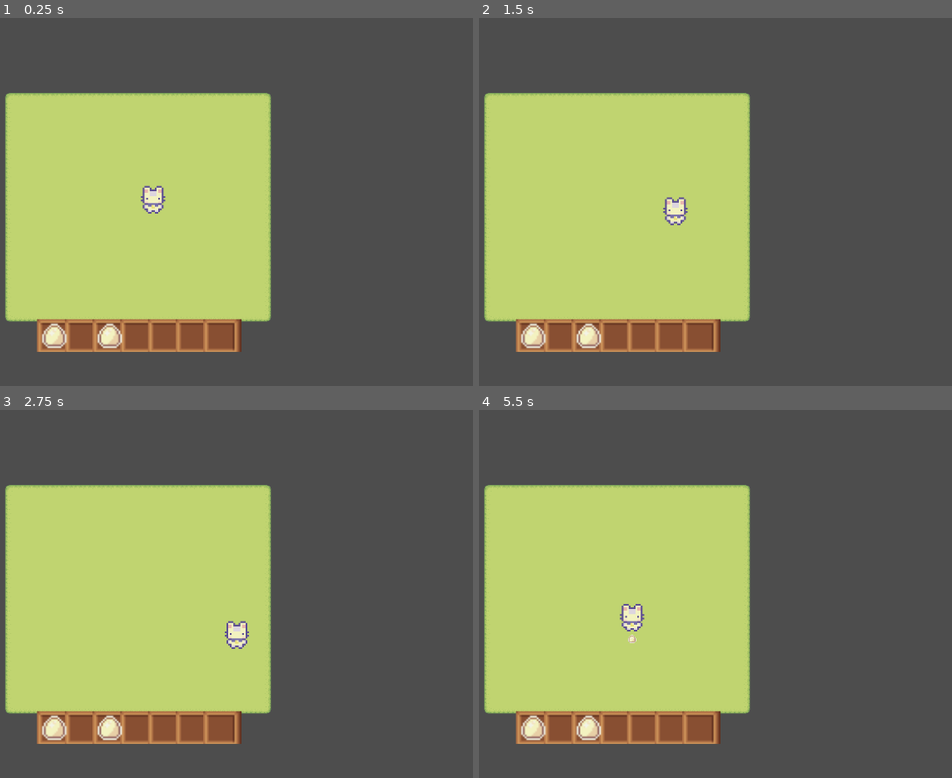
Above: before the commit, frames 1-4 (two rows, left to right).
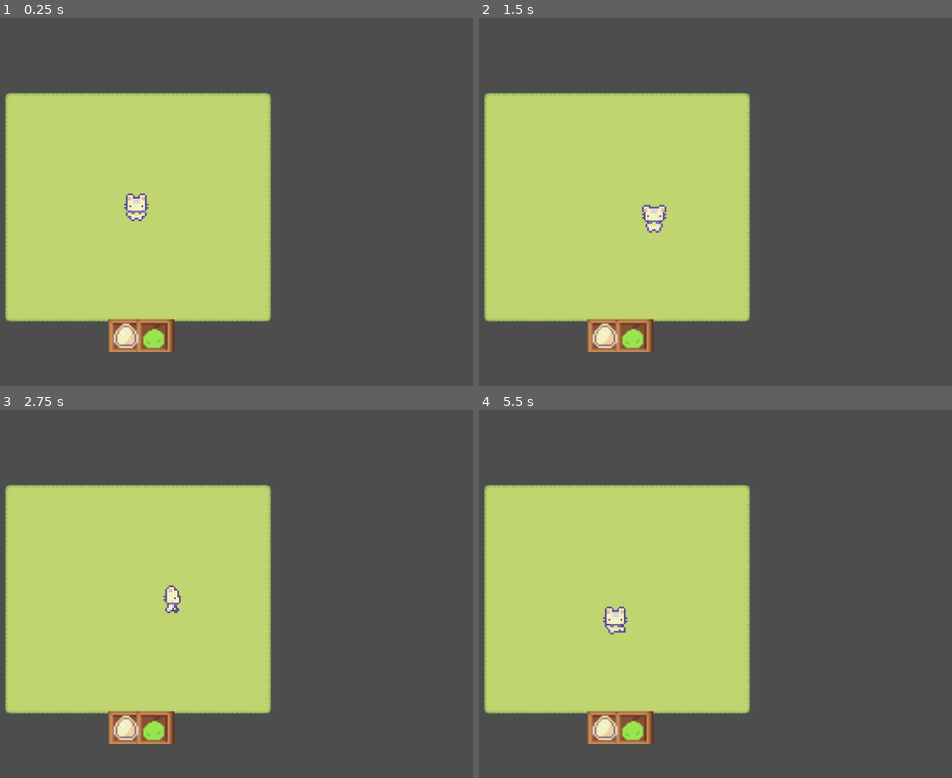
Above: after the commit, the same moments.

Repository: PhantomTrainer2/GameDevPuc
Game: Godot game, scene res://scenes/node_2d.tscn
Same seed, same stepped clock (60 frames per second), same inputs: the game is played once before the commit and once after it.
Inputs:
- Up to frame 1 (0.25 s): no input
- Up to frame 2 (1.5 s): tap Enter at 0.5 s; hold Right (ui_right) 0.53-1.28 s; tap R at 0.6 s; tap Space at 0.77, 0.8, 1.07, 1.35 s; hold Down (ui_down) from 1.28 s (still down)
- Up to frame 3 (2.75 s): tap Space at 1.52, 1.82, 2.3 s; tap R at 1.55, 2.1 s; release Down (ui_down) at 2.03 s; hold Right (ui_right) from 2.03 s (still down)
- Up to frame 4 (5.5 s): release Right (ui_right) at 2.78 s; hold Up (ui_up) 2.78-3.53 s; tap 1 at 2.85 s; tap Space at 3.02, 3.32, 3.77, 3.8, 4.07, 4.52, 4.82, 5.3 s; tap R at 3.05, 4.55, 5.1 s; hold Left (ui_left) 3.53-5.03 s; tap 2 at 3.6 s; tap 3 at 4.35 s; hold Down (ui_down) from 5.03 s (still down)

The runs differ from the first frame. In frame 1, 4.0% of the frame differs, in the area x 7-52%, y 45-91%; in frame 2, 4.0%, in the area x 7-52%, y 48-91%; in frame 3, 3.9%; in frame 4, 4.0%.
Error before the commit: Invalid access to property or key 'item' on a base object of type 'Nil'. (res://assets/scripts/character_body_2d.gd:33)

Commit message:
2 bullets and animation

Diff:
--- a/topdownshooter/project.godot
+++ b/topdownshooter/project.godot
@@ -1,3 +1,11 @@
+; Engine configuration file.
+; It's best edited using the editor UI and not directly,
+; since the parameters that go here are not all obvious.
+;
+; Format:
+;   [section] ; section goes between []
+;   param=value ; assign values to parameters
+
 config_version=5
 
 [application]
--- a/topdownshooter/resources/egg.tres
+++ b/topdownshooter/resources/egg.tres
@@ -1,6 +1,6 @@
 [gd_resource type="Resource" script_class="InventoryItem" load_steps=3 format=3 uid="uid://cqg12hle1yqd8"]
 
-[ext_resource type="Script" uid="uid://b132b8h2g4nsf" path="res://assets/scripts/inventory_item.gd" id="1_qlo2x"]
+[ext_resource type="Script" uid="uid://b132b8h2g4nsf" path="res://scripts/inventory_item.gd" id="1_qlo2x"]
 [ext_resource type="Texture2D" uid="uid://be84otetr6xm2" path="res://assets/Objects/Egg_item.png" id="2_2141i"]
 
 [resource]
--- /dev/null
+++ b/topdownshooter/resources/grape.tres
@@ -0,0 +1,10 @@
+[gd_resource type="Resource" script_class="InventoryItem" load_steps=3 format=3 uid="uid://c2qeikxwf2vqn"]
+
+[ext_resource type="Script" uid="uid://b132b8h2g4nsf" path="res://scripts/inventory_item.gd" id="1_50ux2"]
+[ext_resource type="Texture2D" uid="uid://buf7w40a7bagd" path="res://assets/Objects/grape.png" id="2_50ux2"]
+
+[resource]
+script = ExtResource("1_50ux2")
+item_name = "grape"
+sprite = ExtResource("2_50ux2")
+metadata/_custom_type_script = "uid://b132b8h2g4nsf"
--- a/topdownshooter/scenes/bullet.tscn
+++ b/topdownshooter/scenes/bullet.tscn
@@ -1,7 +1,7 @@
 [gd_scene load_steps=4 format=3 uid="uid://5n0yv6hadu45"]
 
 [ext_resource type="Texture2D" uid="uid://be84otetr6xm2" path="res://assets/Objects/Egg_item.png" id="1_mkf8s"]
-[ext_resource type="Script" uid="uid://dxk2j7haptsf7" path="res://assets/scripts/bullet_controller.gd" id="1_y25gk"]
+[ext_resource type="Script" uid="uid://dxk2j7haptsf7" path="res://scripts/bullet_controller.gd" id="1_y25gk"]
 
 [sub_resource type="RectangleShape2D" id="RectangleShape2D_hh0fu"]
 
--- /dev/null
+++ b/topdownshooter/scenes/bullet2.tscn
@@ -0,0 +1,18 @@
+[gd_scene load_steps=4 format=3 uid="uid://dncfb04o8xwrw"]
+
+[ext_resource type="Script" uid="uid://dxk2j7haptsf7" path="res://scripts/bullet_controller.gd" id="1_e17in"]
+[ext_resource type="Texture2D" uid="uid://buf7w40a7bagd" path="res://assets/Objects/grape.png" id="1_y4ehs"]
+
+[sub_resource type="RectangleShape2D" id="RectangleShape2D_e17in"]
+size = Vector2(17, 17)
+
+[node name="bullet2" type="Area2D"]
+script = ExtResource("1_e17in")
+
+[node name="Sprite2D" type="Sprite2D" parent="."]
+texture_filter = 1
+texture = ExtResource("1_y4ehs")
+
+[node name="CollisionShape2D" type="CollisionShape2D" parent="."]
+position = Vector2(0.5, 0.5)
+shape = SubResource("RectangleShape2D_e17in")
--- a/topdownshooter/scenes/node_2d.tscn
+++ b/topdownshooter/scenes/node_2d.tscn
@@ -1,11 +1,13 @@
-[gd_scene load_steps=32 format=4 uid="uid://cfrpgyhjh6d3h"]
+[gd_scene load_steps=37 format=4 uid="uid://cfrpgyhjh6d3h"]
 
 [ext_resource type="Texture2D" uid="uid://bkyjvgy7m6p1c" path="res://assets/Tilesets/Grass.png" id="1_4vge2"]
-[ext_resource type="Script" uid="uid://bg2lfcg8pppok" path="res://assets/scripts/character_body_2d.gd" id="2_04qyp"]
-[ext_resource type="Script" uid="uid://1b43aqlx8a4o" path="res://assets/scripts/inventory_slot.gd" id="3_04qyp"]
+[ext_resource type="Script" uid="uid://bg2lfcg8pppok" path="res://scripts/character_body_2d.gd" id="2_04qyp"]
+[ext_resource type="Script" uid="uid://1b43aqlx8a4o" path="res://scripts/inventory_slot.gd" id="3_04qyp"]
 [ext_resource type="Texture2D" uid="uid://c587l417mkha8" path="res://assets/Characters/Basic Charakter Spritesheet.png" id="3_j7wrs"]
 [ext_resource type="Texture2D" uid="uid://rnry3fd0e2vu" path="res://assets/Sample-InventorySlotsSet.png" id="4_fws66"]
 [ext_resource type="Resource" uid="uid://cqg12hle1yqd8" path="res://resources/egg.tres" id="4_j7wrs"]
+[ext_resource type="Script" uid="uid://b132b8h2g4nsf" path="res://scripts/inventory_item.gd" id="5_hh0fu"]
+[ext_resource type="Texture2D" uid="uid://buf7w40a7bagd" path="res://assets/Objects/grape.png" id="6_3m5ht"]
 
 [sub_resource type="TileSetAtlasSource" id="TileSetAtlasSource_0hol4"]
 texture = ExtResource("1_4vge2")
@@ -90,15 +92,49 @@
 quantity = 3
 metadata/_custom_type_script = "uid://1b43aqlx8a4o"
 
+[sub_resource type="Resource" id="Resource_dubn7"]
+script = ExtResource("5_hh0fu")
+item_name = "grape"
+sprite = ExtResource("6_3m5ht")
+metadata/_custom_type_script = "uid://b132b8h2g4nsf"
+
 [sub_resource type="Resource" id="Resource_fws66"]
 script = ExtResource("3_04qyp")
-item = ExtResource("4_j7wrs")
+item = SubResource("Resource_dubn7")
+quantity = 3
 metadata/_custom_type_script = "uid://1b43aqlx8a4o"
 
+[sub_resource type="Resource" id="Resource_08kqv"]
+script = ExtResource("5_hh0fu")
+item_name = "null"
+metadata/_custom_type_script = "uid://b132b8h2g4nsf"
+
+[sub_resource type="Resource" id="Resource_hh0fu"]
+script = ExtResource("3_04qyp")
+item = SubResource("Resource_08kqv")
+quantity = 1
+metadata/_custom_type_script = "uid://1b43aqlx8a4o"
+
 [sub_resource type="AtlasTexture" id="AtlasTexture_0e48y"]
 atlas = ExtResource("3_j7wrs")
 region = Rect2(0, 0, 48, 48)
 
+[sub_resource type="AtlasTexture" id="AtlasTexture_d21ai"]
+atlas = ExtResource("3_j7wrs")
+region = Rect2(0, 0, 48, 48)
+
+[sub_resource type="AtlasTexture" id="AtlasTexture_rj586"]
+atlas = ExtResource("3_j7wrs")
+region = Rect2(48, 0, 48, 48)
+
+[sub_resource type="AtlasTexture" id="AtlasTexture_4d7sh"]
+atlas = ExtResource("3_j7wrs")
+region = Rect2(96, 0, 48, 48)
+
+[sub_resource type="AtlasTexture" id="AtlasTexture_ir8iy"]
+atlas = ExtResource("3_j7wrs")
+region = Rect2(144, 0, 48, 48)
+
 [sub_resource type="AtlasTexture" id="AtlasTexture_epypp"]
 atlas = ExtResource("3_j7wrs")
 region = Rect2(0, 96, 48, 48)
@@ -114,22 +150,6 @@
 [sub_resource type="AtlasTexture" id="AtlasTexture_kdubu"]
 atlas = ExtResource("3_j7wrs")
 region = Rect2(144, 96, 48, 48)
-
-[sub_resource type="AtlasTexture" id="AtlasTexture_d21ai"]
-atlas = ExtResource("3_j7wrs")
-region = Rect2(0, 0, 48, 48)
-
-[sub_resource type="AtlasTexture" id="AtlasTexture_rj586"]
-atlas = ExtResource("3_j7wrs")
-region = Rect2(48, 0, 48, 48)
-
-[sub_resource type="AtlasTexture" id="AtlasTexture_4d7sh"]
-atlas = ExtResource("3_j7wrs")
-region = Rect2(96, 0, 48, 48)
-
-[sub_resource type="AtlasTexture" id="AtlasTexture_ir8iy"]
-atlas = ExtResource("3_j7wrs")
-region = Rect2(144, 0, 48, 48)
 
 [sub_resource type="AtlasTexture" id="AtlasTexture_hqns4"]
 atlas = ExtResource("3_j7wrs")
@@ -175,23 +195,6 @@
 }, {
 "frames": [{
 "duration": 1.0,
-"texture": SubResource("AtlasTexture_epypp")
-}, {
-"duration": 1.0,
-"texture": SubResource("AtlasTexture_0hol4")
-}, {
-"duration": 1.0,
-"texture": SubResource("AtlasTexture_q6r6c")
-}, {
-"duration": 1.0,
-"texture": SubResource("AtlasTexture_kdubu")
-}],
-"loop": true,
-"name": &"walking left",
-"speed": 5.0
-}, {
-"frames": [{
-"duration": 1.0,
 "texture": SubResource("AtlasTexture_d21ai")
 }, {
 "duration": 1.0,
@@ -205,7 +208,24 @@
 }],
 "loop": true,
 "name": &"walking_down",
-"speed": 5.0
+"speed": 6.0
+}, {
+"frames": [{
+"duration": 1.0,
+"texture": SubResource("AtlasTexture_epypp")
+}, {
+"duration": 1.0,
+"texture": SubResource("AtlasTexture_0hol4")
+}, {
+"duration": 1.0,
+"texture": SubResource("AtlasTexture_q6r6c")
+}, {
+"duration": 1.0,
+"texture": SubResource("AtlasTexture_kdubu")
+}],
+"loop": true,
+"name": &"walking_left",
+"speed": 6.0
 }, {
 "frames": [{
 "duration": 1.0,
@@ -222,7 +242,7 @@
 }],
 "loop": true,
 "name": &"walking_right",
-"speed": 5.0
+"speed": 6.0
 }, {
 "frames": [{
 "duration": 1.0,
@@ -239,7 +259,7 @@
 }],
 "loop": true,
 "name": &"walking_up",
-"speed": 5.0
+"speed": 6.0
 }]
 
 [sub_resource type="RectangleShape2D" id="RectangleShape2D_epypp"]
@@ -701,17 +721,18 @@
 tile_map_data = PackedByteArray("AAAUAAgAAAAAAAAAAAAVAAgAAAABAAAAAAAWAAgAAAABAAAAAAAXAAgAAAABAAAAAAAYAAgAAAABAAAAAAAZAA …(11520 unchanged characters)…
 tile_set = SubResource("TileSet_q6r6c")
 
-[node name="CharacterBody2D" type="CharacterBody2D" parent="." node_paths=PackedStringArray("inventoryTileMap")]
-position = Vector2(578, 315)
+[node name="CharacterBody2D" type="CharacterBody2D" parent="." node_paths=PackedStringArray("inventoryTileMap", "spritesheet")]
+position = Vector2(549, 328)
 scale = Vector2(3, 3)
 script = ExtResource("2_04qyp")
-inventory = Array[ExtResource("3_04qyp")]([SubResource("Resource_j7wrs"), null, SubResource("Resource_fws66"), null, null, null, null])
+inventory = Array[ExtResource("3_04qyp")]([SubResource("Resource_j7wrs"), SubResource("Resource_fws66"), SubResource("Resource_hh0fu"), null, null, null, null])
 inventoryTileMap = NodePath("../Control/TileMapLayer")
+spritesheet = NodePath("AnimatedSprite2D")
 
 [node name="AnimatedSprite2D" type="AnimatedSprite2D" parent="CharacterBody2D"]
 texture_filter = 1
 sprite_frames = SubResource("SpriteFrames_0e48y")
-animation = &"idle"
+animation = &"walking_left"
 autoplay = "idle"
 
 [node name="CollisionShape2D" type="CollisionShape2D" parent="CharacterBody2D"]
@@ -726,7 +747,7 @@
 offset_bottom = 600.0
 
 [node name="TileMapLayer" type="TileMapLayer" parent="Control"]
-position = Vector2(62, 0)
+position = Vector2(186, 0)
 scale = Vector2(3, 3)
-tile_map_data = PackedByteArray("AAAAAAAAAAAAAAAAAAABAAAAAAAAAAAAAAACAAAAAAAAAAAAAAADAAAAAAAAAAAAAAAEAAAAAAAAAAAAAAAFAAAAAAAAAAAAAAAGAAAAAAAAAAAAAAA=")
+tile_map_data = PackedByteArray("AAAAAAAAAAAAAAAAAAABAAAAAAAAAAAAAAA=")
 tile_set = SubResource("TileSet_kdubu")
--- a/topdownshooter/assets/scripts/bullet_controller.gd
+++ b/topdownshooter/scripts/bullet_controller.gd
@@ -1,7 +1,8 @@
 extends Area2D
 
 @export var direction: Vector2
-const SPEED = 300.0
+@export var SPEED = 300.0
+
 
 # Called when the node enters the scene tree for the first time.
 func _ready() -> void:
--- a/topdownshooter/assets/scripts/character_body_2d.gd
+++ b/topdownshooter/scripts/character_body_2d.gd
@@ -3,13 +3,15 @@
 
 @export var inventory: Array[InventorySlot]
 @export var inventoryTileMap: TileMapLayer
+@export var spritesheet: AnimatedSprite2D
 
 var bullet_scene = preload("res://scenes/bullet.tscn")
 
 var selected_item = null
 var direction_x = 0
 var direction_y = 0
-var cooldown_time = 0
+var cooldown_time = 1.5
+var cooldown_timeG = 0.5
 var last_direction: Vector2 = Vector2(1,0)
 const SPEED = 100.0
 
@@ -33,6 +35,8 @@
 				selected_item = inventory[1].item
 			elif event.keycode == KEY_3:
 				selected_item = inventory[2].item
+			elif event.keycode == KEY_R:
+				get_tree().change_scene_to_file("res://scenes/node_2d.tscn")
 			elif event.keycode == KEY_SPACE and selected_item:
 				var bullet_obj = bullet_scene.instantiate()
 				var sprite = bullet_obj.get_node("Sprite2D")
@@ -42,24 +46,52 @@
 					bullet_obj.direction = Vector2(direction_x, direction_y)
 				else:
 					bullet_obj.direction = Vector2(last_direction.x, last_direction.y)
-				if cooldown_time > 2:
-					get_parent().add_child(bullet_obj)
-					cooldown_time = 0
+				if selected_item.item_name == "Egg":
+					bullet_obj.SPEED = 300
+					if cooldown_time > 1.5:
+						get_parent().add_child(bullet_obj)
+						cooldown_time = 0
+				elif selected_item.item_name == "grape":
+					bullet_obj.SPEED = 100
+					if cooldown_timeG > 0.5:
+						get_parent().add_child(bullet_obj)
+						cooldown_timeG = 0
+
+
 
 func _physics_process(delta: float) -> void:
 	cooldown_time += delta
-
+	cooldown_timeG += delta
+	if self.position.x > 750:
+		self.position.x = 350
+	elif self.position.x < 350:
+		self.position.x = 750
+	elif self.position.y < 150:
+		self.position.y = 500
+	elif self.position.y > 500:
+		self.position.y = 150
 	direction_x = Input.get_axis("ui_left", "ui_right")
 	if direction_x:
 		velocity.x = direction_x * SPEED
+		if velocity.x > 0:
+			spritesheet.animation = "walking_right"
+		else:
+			spritesheet.animation = "walking_left"
 	else:
 		velocity.x = move_toward(velocity.x, 0, SPEED)
 
 	direction_y = Input.get_axis("ui_up", "ui_down")
 	if direction_y:
 		velocity.y = direction_y * SPEED
+		if velocity.y > 0 and not direction_x:
+			spritesheet.animation = "walking_down"
+		elif velocity.y < 0 and not direction_x:
+			spritesheet.animation = "walking_up"
 	else:
 		velocity.y = move_toward(velocity.y, 0, SPEED)
+
+	if not direction_x and not direction_y:
+		spritesheet.animation = "idle"
 
 	if direction_x != 0 or direction_y != 0:
 		last_direction = Vector2(direction_x, direction_y)
Binary file added: topdownshooter/assets/Objects/grape.png
Not shown, added: topdownshooter/assets/Objects/grape.png.import
Renamed: topdownshooter/assets/scripts/bullet_controller.gd.uid -> topdownshooter/scripts/bullet_controller.gd.uid
Renamed: topdownshooter/assets/scripts/character_body_2d.gd.uid -> topdownshooter/scripts/character_body_2d.gd.uid
Renamed: topdownshooter/assets/scripts/inventory_item.gd -> topdownshooter/scripts/inventory_item.gd
Renamed: topdownshooter/assets/scripts/inventory_item.gd.uid -> topdownshooter/scripts/inventory_item.gd.uid
Renamed: topdownshooter/assets/scripts/inventory_slot.gd -> topdownshooter/scripts/inventory_slot.gd
Renamed: topdownshooter/assets/scripts/inventory_slot.gd.uid -> topdownshooter/scripts/inventory_slot.gd.uid
